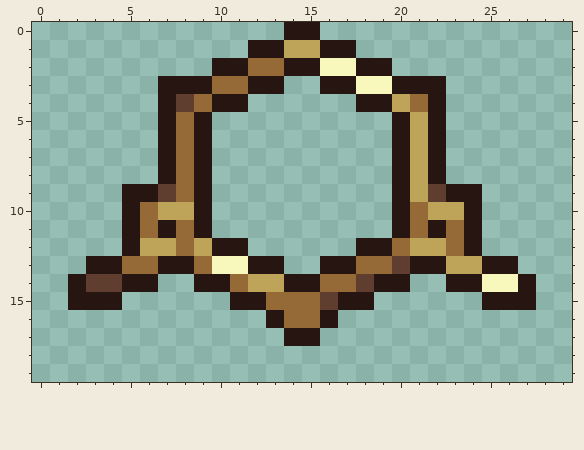
File history of a pixel-art sprite, Assets/GUI/InfusionAnimUnder.png. Above: the version before the commit.
The file is 60x56 pixels, drawn in blocks of 2x2; one block is one cell here. Shown: x 0..29, y 0..19.
After the commit:
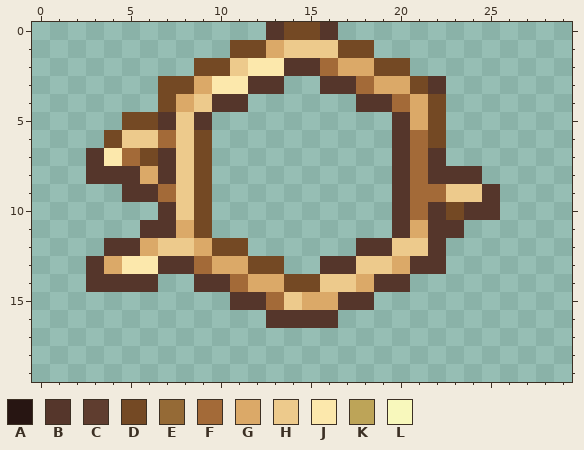
Palette (. is transparent): A #271512  B #55362b  C #5f3d2f  D #744924  E #956a36  F #a36a38  G #dba968  H #edca8c  J #fce8ac  K #bda458  L #f8f8bc
From old to new:
@@ x 0..29 @@
- 0 ..............AA..............
- 1 ............AAKKAA............
- 2 ..........AAEEAALLAA..........
- 3 .......AAAEEAA..AALLAAA.......
- 4 .......ACEAA......AAKEA.......
- 5 .......AEA..........AKA.......
- 6 .......AEA..........AKA.......
- 7 .......AEA..........AKA.......
- 8 .......AEA..........AKA.......
- 9 .....AACEA..........AKCAA.....
-10 .....AEKKA..........AEKKA.....
-11 .....AEAEA..........AEAEA.....
-12 .....AKKEKAA......AAEKKEA.....
-13 ...AAEEAAELLAA..AAEECAAKKAA...
-14 ..ACCAA..AAEKKAAEECAA..AALLA..
-15 ..AAA......AAEEECAA......AAA..
-16 .............AEEA.............
-17 ..............AA..............
+ 0 .............BDDB.............
+ 1 ...........DDGHHHDD...........
+ 2 .........DDHJJBBFGGDD.........
+ 3 .......DDGJJBB..BBFGGDB.......
+ 4 .......DGHBB......BBFGD.......
+ 5 .....DDBHB..........BGD.......
+ 6 ....DHHFHD..........BFD.......
+ 7 ...BJFDBHD..........BFB.......
+ 8 ...BBBGBHD..........BFBBB.....
+ 9 .....BBFHD..........BFFHHB....
+10 .......BHD..........BFBDBB....
+11 ......BBGD..........BGBB......
+12 ....BBGHHGDD......BBHHB.......
+13 ...BGJJBBFGGDD..BBHHGBB.......
+14 ...BBBB..BBFGGDDHHGBB.........
+15 ...........BBFHGGBB...........
+16 .............BBBB.............
+17 ..............................
 18 ..............................
Pixel boxes of the changes (left, top, right, bottom) in both pictures:
changed: (68, 22, 536, 346)
